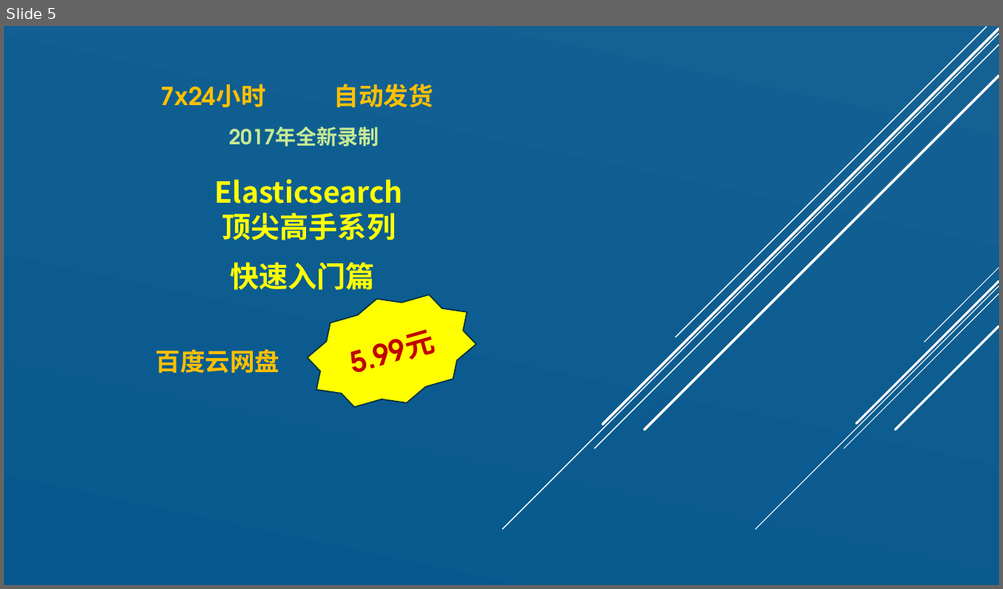
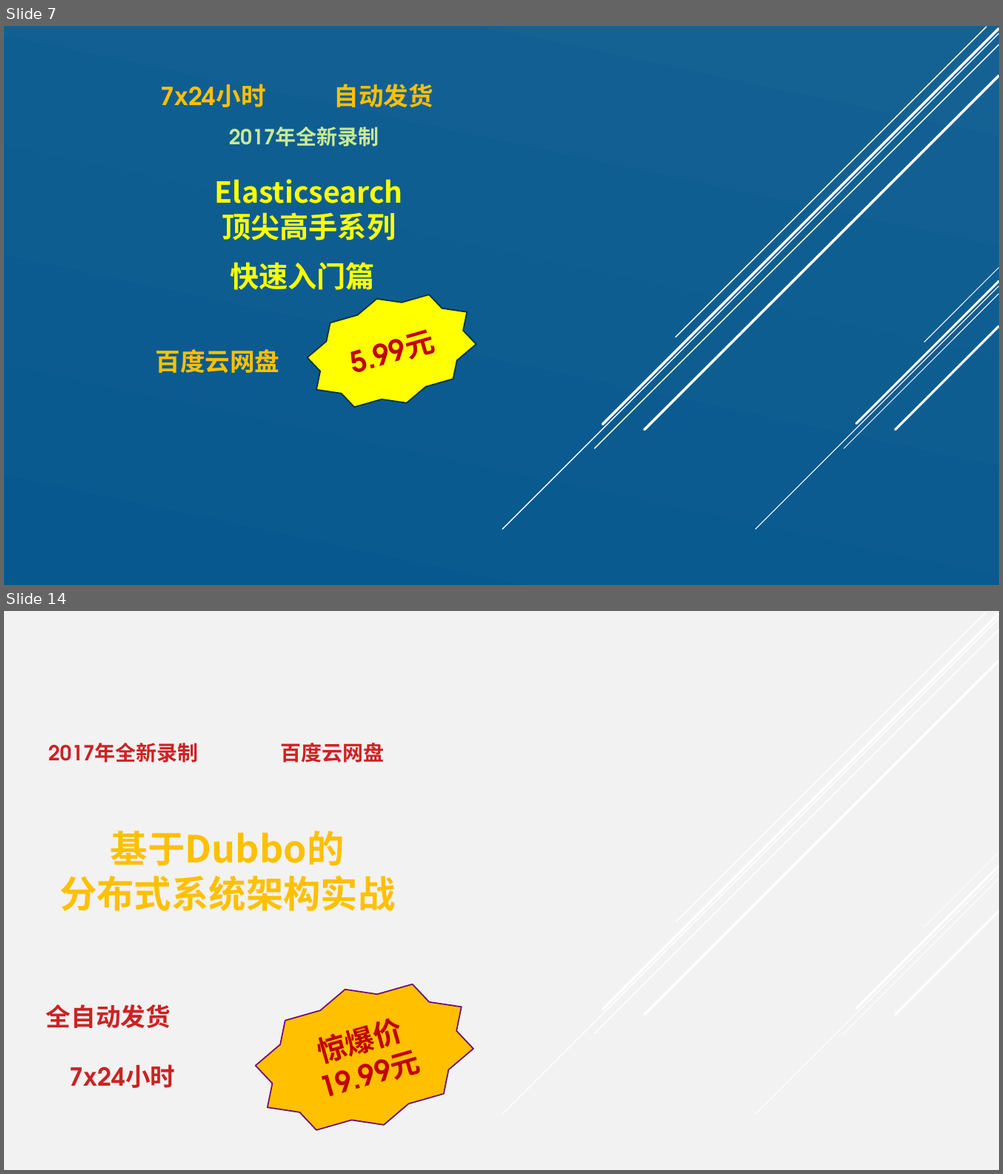
Before and after one commit to zhangpengyf/taobao-shop, a slide deck: 淘宝销售文案.pptx. Shown one above the other, each under a label of ours: slide 5 before the commit, slides 7 and 14 after it; the slides between them are not shown. The pictures are 1003x589 and 1003x1174 pixels, drawn with LibreOffice and Linux fonts; fonts in the diff are those of the drawing. Boxes give left, top, right and bottom in pixels: in the first picture for what was removed or moved away, otherwise in the second. Text is boxed around its words. In the diff, an @@ line names an element or a change of style, - is before the commit and + after.

```diff
--- a/淘宝销售文案.pptx
+++ b/淘宝销售文案.pptx
@@ slide 14 added at [4,611,999,1170], background #F2F2F2; not listed: 10 template elements that a slide beside it also shows @@
@@ text added at [48,743,199,763], 20 pt, text #CB2323, bold @@
+2017年全新录制
@@ text added at [281,743,384,763], 20 pt, text #CB2323, bold @@
+百度云网盘
@@ text added at [60,831,395,911], 36 pt, text #FFC000, bold @@
+基于Dubbo的
+分布式系统架构实战
@@ star added at [242,960,487,1155], fill #FFC000, outline #710A7A 1.25 pt, 28 pt, text #C00000, bold @@
+惊爆价19.99元
@@ text added at [46,1005,175,1088], 24 pt, text #CB2323, bold @@
+全自动发货
+7x24小时
@@ what was slide 5 is now slide 7 @@
```
Also in this commit, not shown: 9 other slides added, 1 other file.
